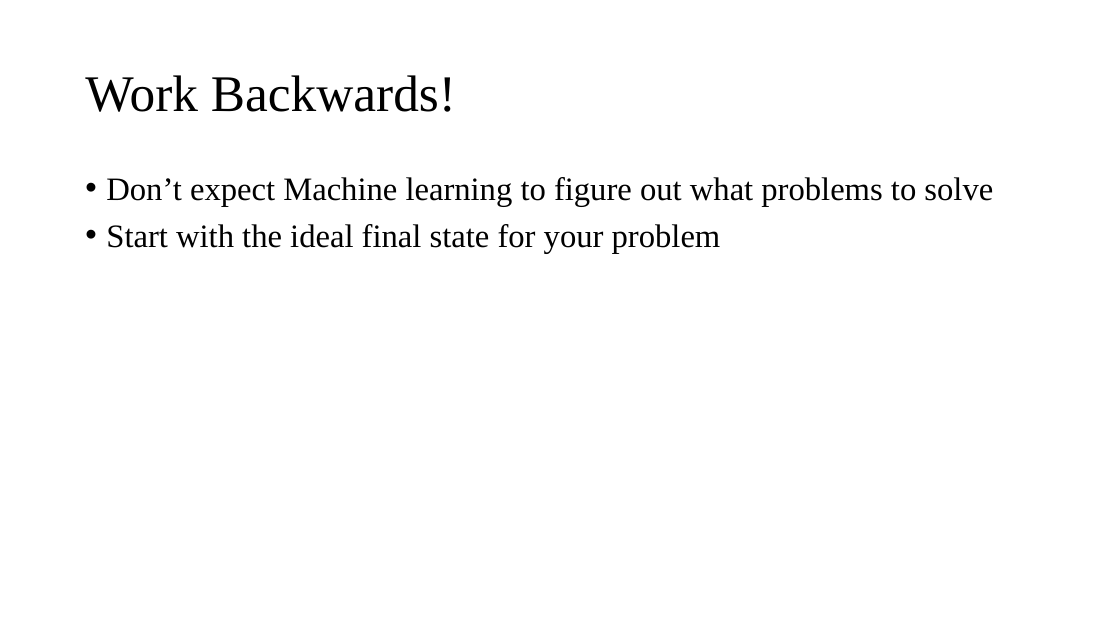
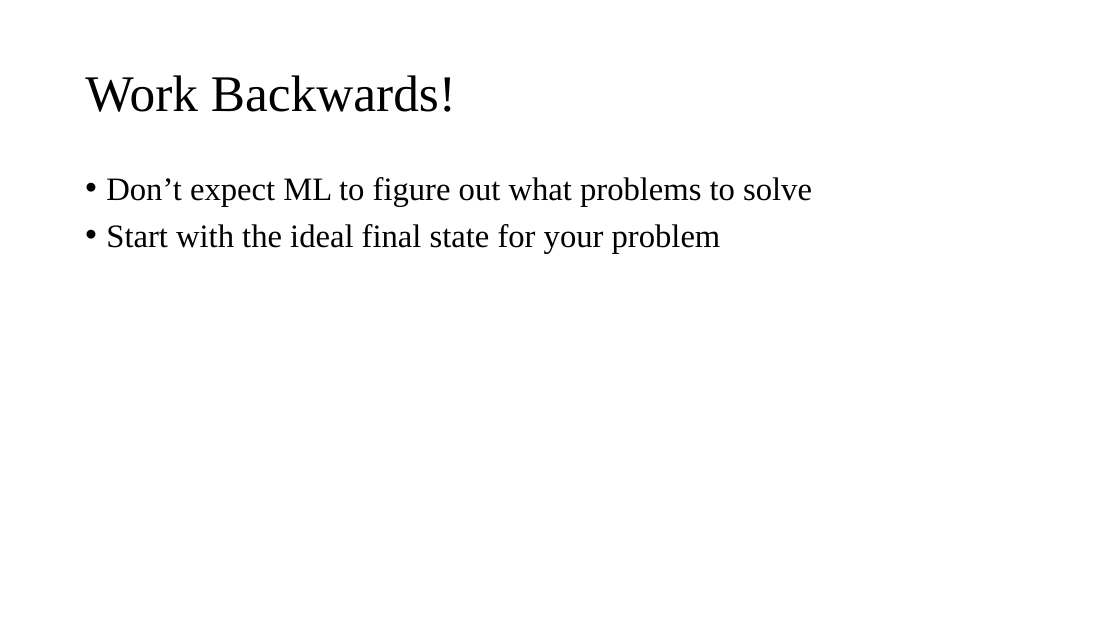
Before and after one commit to Amirosimani/Machine_Learning_Pratt, a slide deck: slide 3 of course slides/week_06.pptx. Drawn at 1120x630 pixels with LibreOffice and Linux fonts; fonts in the diff are those of the drawing. Boxes give left, top, right and bottom in pixels: in the first picture for what was removed or moved away, otherwise in the second. Text is boxed around its words. In the diff, an @@ line names an element or a change of style, - is before the commit and + after.

Commit message:
week 6

```diff
--- a/course slides/week_06.pptx
+++ b/course slides/week_06.pptx
@@ text at (106,177,812,206): text changed @@
-• Don’t expect Machine learning to figure out what problems to solve
+• Don’t expect ML to figure out what problems to solve
```
